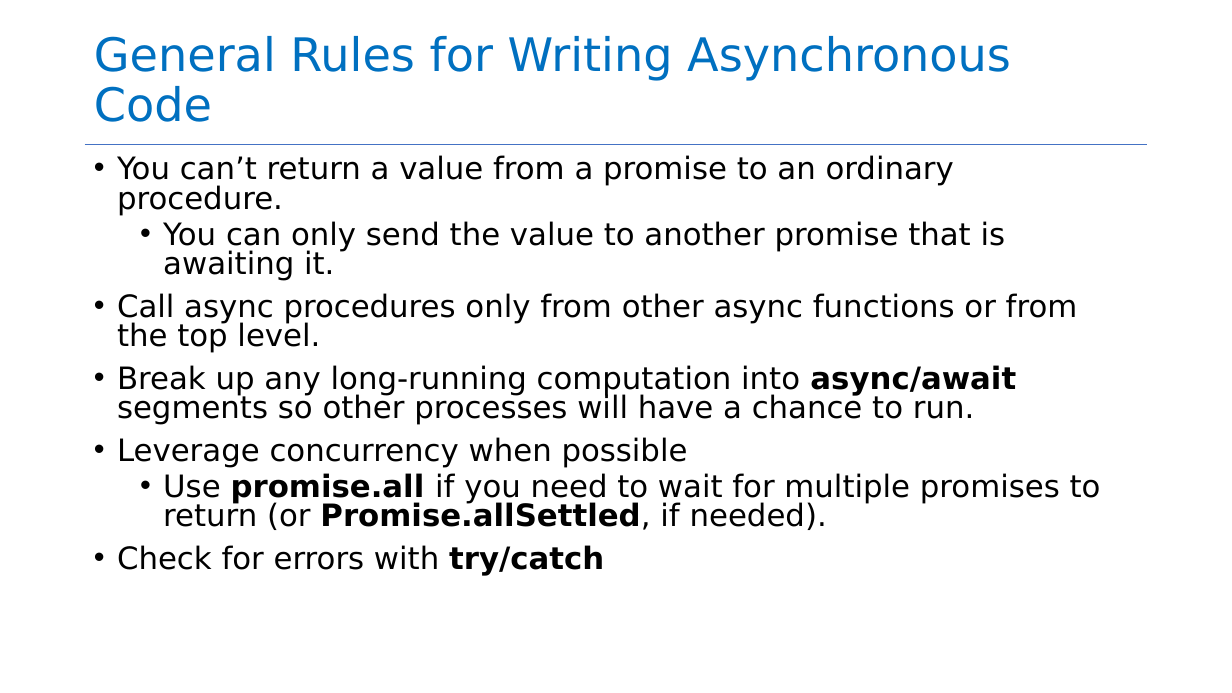
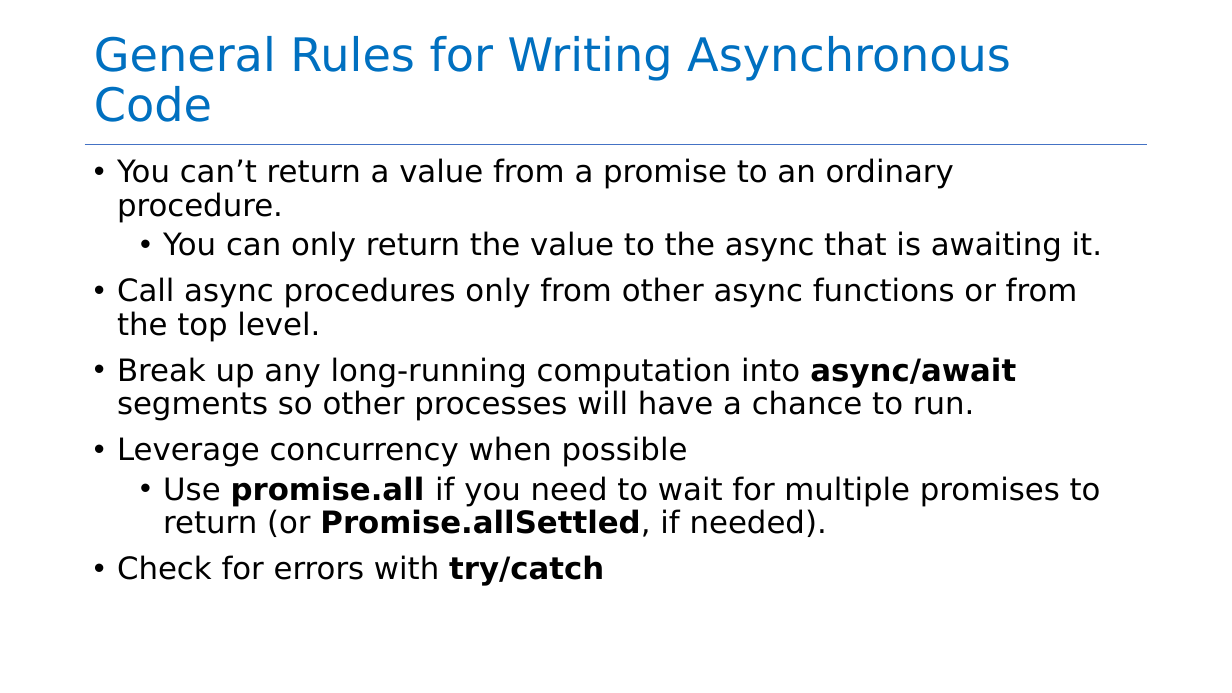
Before and after one commit to neu-se/CS4530-Spring-2026, a slide deck: slide 39 of Slides/Module 09 Concurrency Patterns in Typescript.pptx (slide 33 before the commit). Drawn at 1232x693 pixels with LibreOffice and Linux fonts; fonts in the diff are those of the drawing. Boxes give left, top, right and bottom in pixels: in the first picture for what was removed or moved away, otherwise in the second. Text is boxed around its words. In the diff, an @@ line names an element or a change of style, - is before the commit and + after.

```diff
--- a/Slides/Module 09 Concurrency Patterns in Typescript.pptx
+++ b/Slides/Module 09 Concurrency Patterns in Typescript.pptx
@@ text at [117,158,1101,586]: line spacing 0.8 to 0.9 @@
@@ text at [163,231,1102,262]: text changed @@
-  • You can only send the value to another promise that is awaiting it.
+  • You can only return the value to the async that is awaiting it.
```
Also in this commit, not shown: 12 other slides changed, 26 slides added, 12 slides removed, 1 other file.
